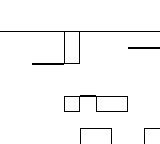
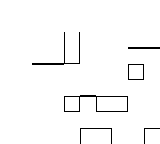
Comparing the layer stacks of the two w=160, h=144 images. Changes:
painted on "Mask" over 0, 31, 160, 80
